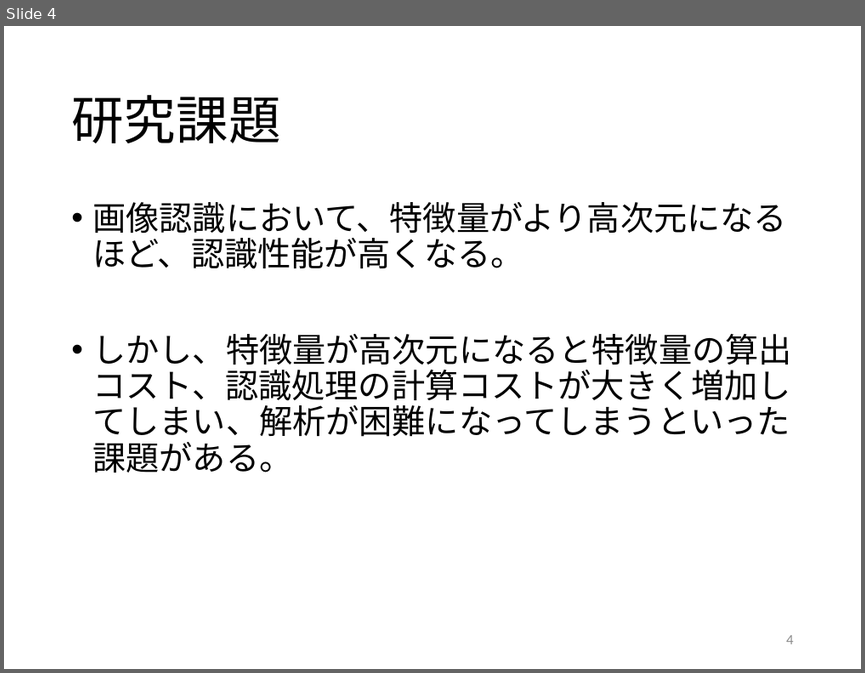
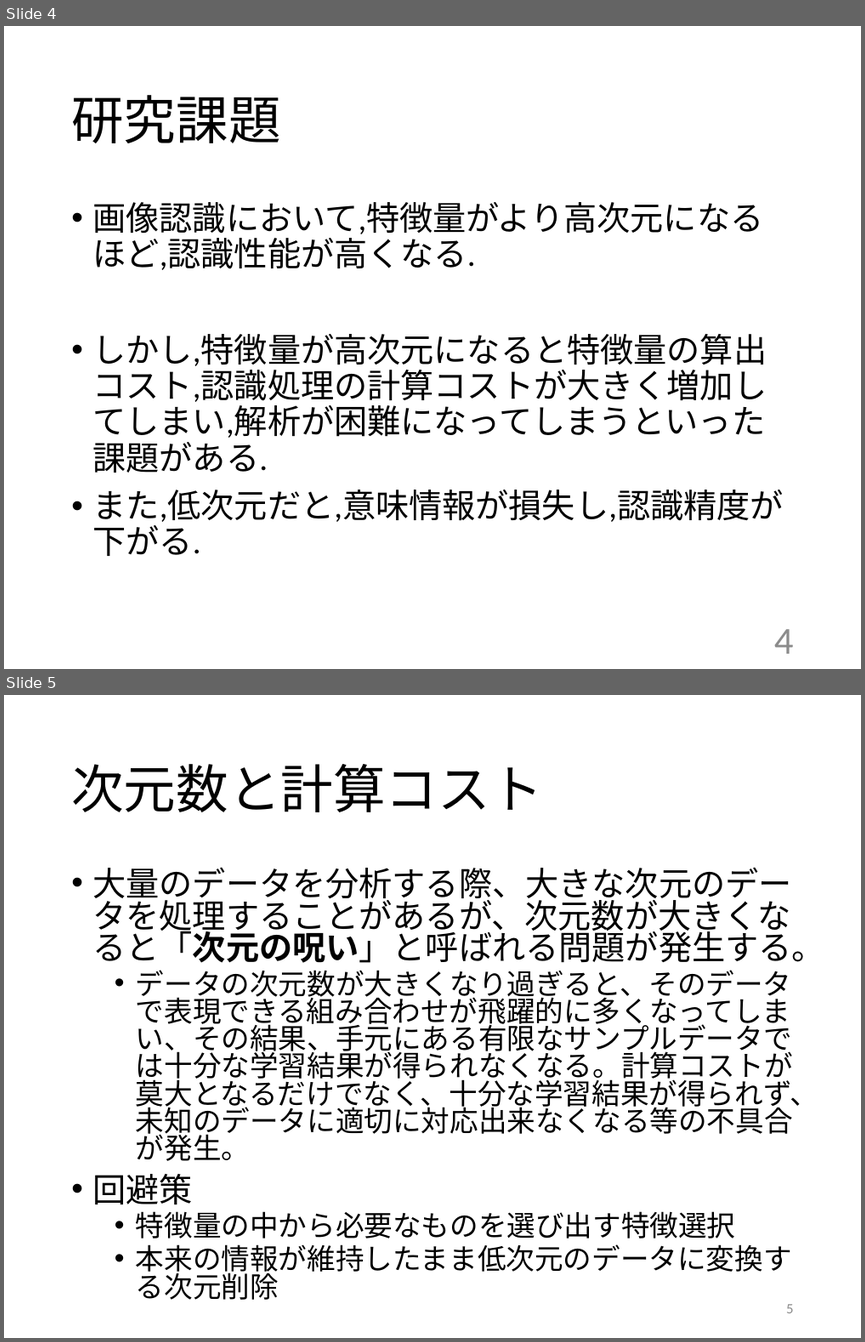
Before and after one commit to kait-takanolab/1821005-yoshioka-thesis, a slide deck: 1821005_中間発表.pptx. Shown one above the other, each under a label of ours: slide 4 before the commit, slides 4 and 5 after it. The pictures are 865x673 and 865x1342 pixels, drawn with LibreOffice and Linux fonts; fonts in the diff are those of the drawing. Boxes give left, top, right and bottom in pixels: in the first picture for what was removed or moved away, otherwise in the second. Text is boxed around its words. In the diff, an @@ line names an element or a change of style, - is before the commit and + after.

```diff
--- a/1821005_中間発表.pptx
+++ b/1821005_中間発表.pptx
@@ slide 5 added at <box>4,695,861,1338</box>, background #FFFFFF @@
@@ title added at <box>71,764,542,812</box>, 44 pt, text #000000 @@
+次元数と計算コスト
@@ text added at <box>93,867,825,1299</box>, 24 pt, text #000000 @@
+• 大量のデータを分析する際、大きな次元のデータを処理することがあるが、次元数が大きくなると「次元の呪い」と呼ばれる問題が発生する。
+  • データの次元数が大きくなり過ぎると、そのデータで表現できる組み合わせが飛躍的に多くなってしまい、その結果、手元にある有限なサンプルデータでは十分な学習結果が得られなくなる。計算コストが莫大となるだけでなく、十分な学習結果が得られず、未知のデータに適切に対応出来なくなる等の不具合が発生。
+• 回避策
+  • 特徴量の中から必要なものを選び出す特徴選択
+  • 本来の情報が維持したまま低次元のデータに変換する次元削除
@@ page number added at <box>786,1304,793,1313</box>, 12 pt, text #8C8C8C @@
+5
@@ slide 4 changed as well @@
@@ text at <box>93,202,783,556</box>: text changed @@
-• 画像認識において、特徴量がより高次元になるほど、認識性能が高くなる。
-• しかし、特徴量が高次元になると特徴量の算出コスト、認識処理の計算コストが大きく増加してしまい、解析が困難になってしまうといった課題がある。
+• 画像認識において,特徴量がより高次元になるほど,認識性能が高くなる.
+• しかし,特徴量が高次元になると特徴量の算出コスト,認識処理の計算コストが大きく増加してしまい,解析が困難になってしまうといった課題がある.
+• また,低次元だと,意味情報が損失し,認識精度が下がる.
@@ page number at <box>774,629,794,653</box>: size 12 to 32 pt @@
```
Also in this commit, not shown: 8 other slides changed, 1 other slide added.
